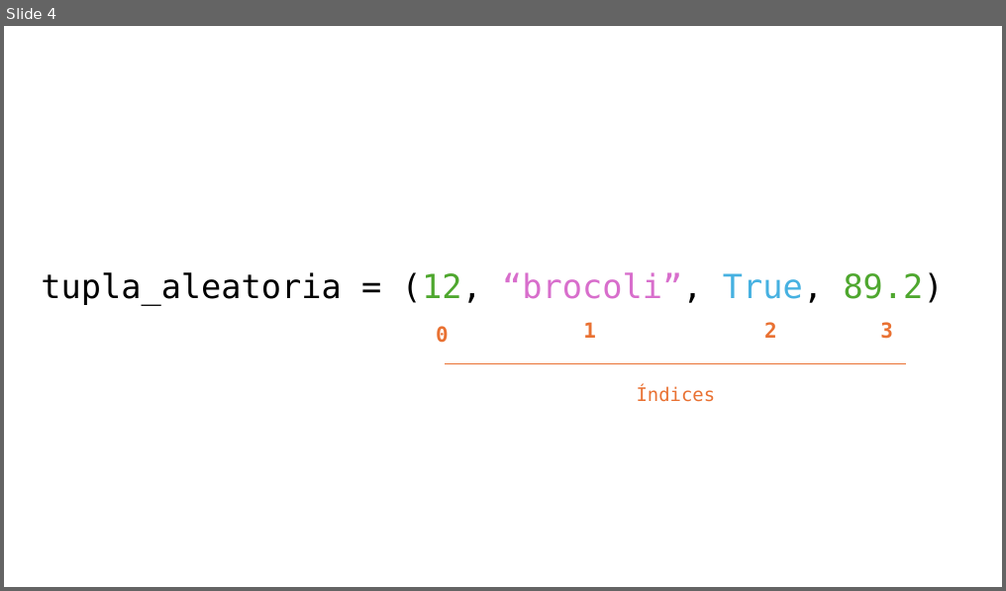
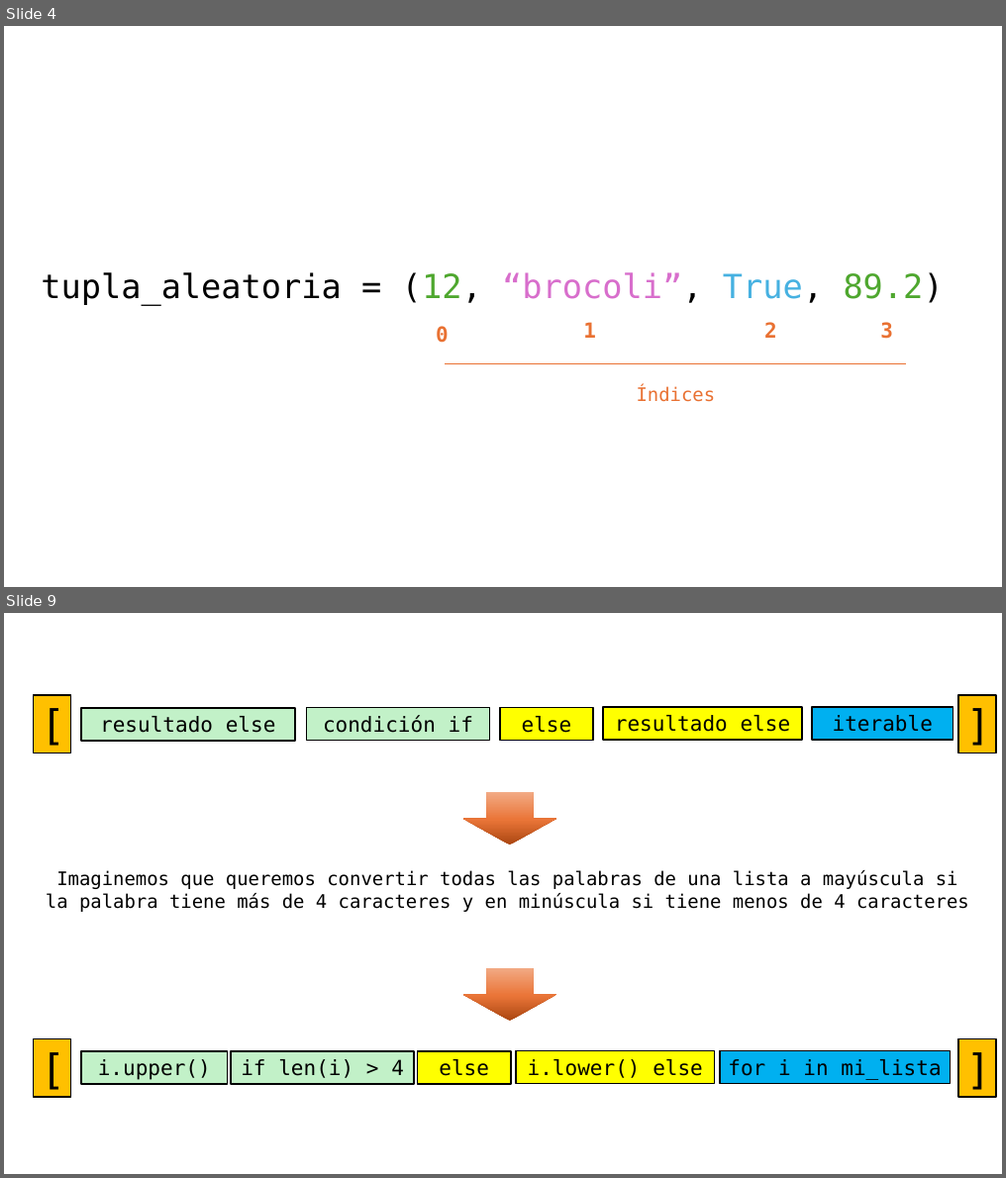
Before and after one commit to Hack-io-Data/Imagenes, a slide deck: 02-Imagenes/Python_básico/PowerPointImagenes.pptx. Shown one above the other, each under a label of ours: slide 4 before the commit, slides 4 and 9 after it; the slides between them are not shown. The pictures are 1006x591 and 1006x1178 pixels, drawn with LibreOffice and Linux fonts; fonts in the diff are those of the drawing. Boxes give left, top, right and bottom in pixels: in the first picture for what was removed or moved away, otherwise in the second. Text is boxed around its words. In the diff, an @@ line names an element or a change of style, - is before the commit and + after.

```diff
--- a/02-Imagenes/Python_básico/PowerPointImagenes.pptx
+++ b/02-Imagenes/Python_básico/PowerPointImagenes.pptx
@@ slide 9 added at (4, 613, 1002, 1174), background #FFFFFF @@
@@ group added at (33, 695, 996, 1096): 14 rectangles, 2 down arrows, 1 text @@
+Imaginemos que queremos convertir todas las palabras de una lista a mayúscula si la palabra tiene más de 4 caracteres y en minúscula si tiene menos de 4 caracteres
+[
+]
+condición if
+iterable
+else
+resultado else
+resultado else
+[
+]
+if len(i) > 4
+for i in mi_lista
+else
+i.lower() else
+i.upper()
```
Also in this commit, not shown: 6 other slides added, 3 other files.
